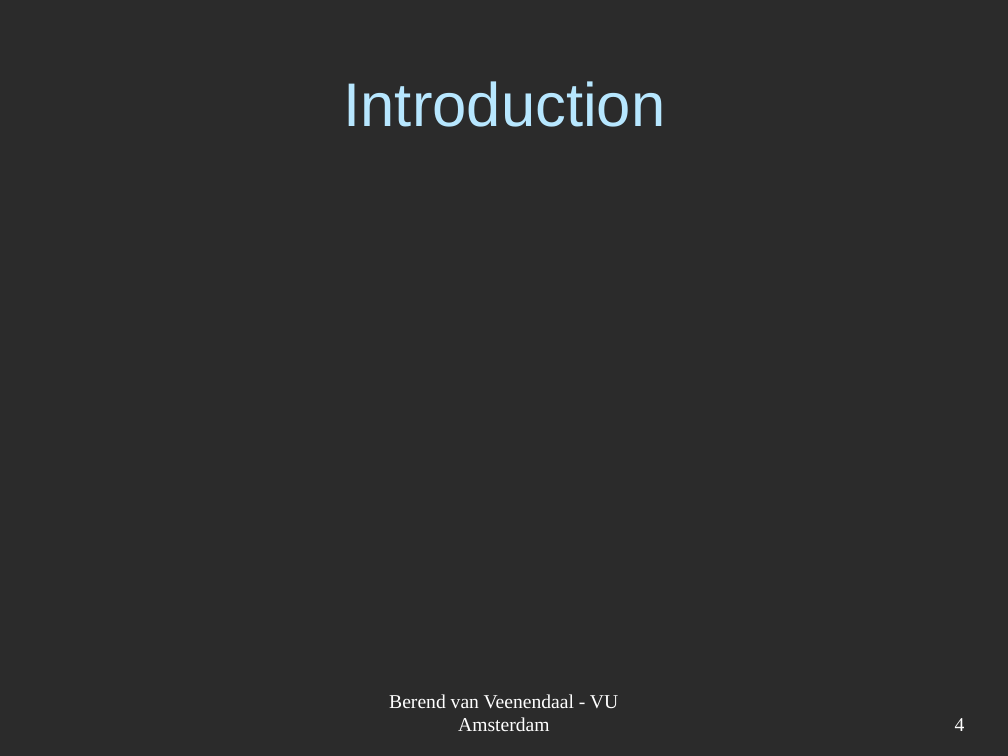
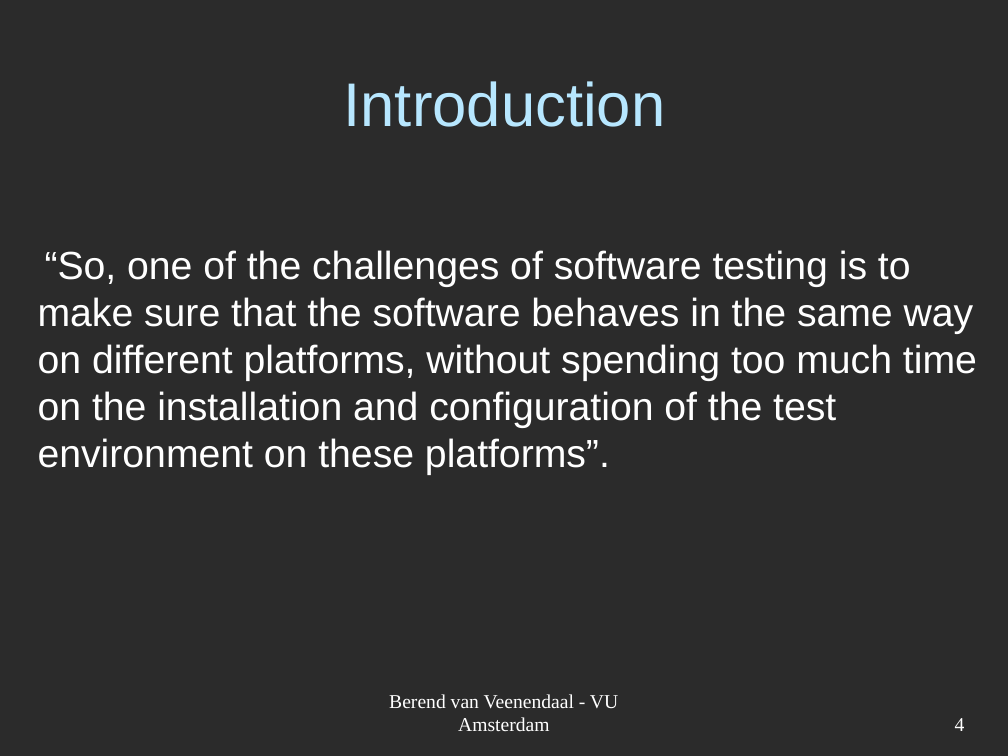
Before and after one commit to JungleComputing/codmon, a slide deck: slide 4 of doc/report/Codmon-VM.ppt. Drawn at 1008x756 pixels with LibreOffice and Linux fonts; fonts in the diff are those of the drawing; background and template pictures are left out; a plain dark background stands for a picture behind light text. Boxes give left, top, right and bottom in pixels: in the first picture for what was removed or moved away, otherwise in the second. Text is boxed around its words. In the diff, an @@ line names an element or a change of style, - is before the commit and + after.

```diff
--- a/doc/report/Codmon-VM.ppt
+++ b/doc/report/Codmon-VM.ppt
@@ text added at bbox=[38, 250, 977, 475], 28 pt, text #FFFFFF @@
+“So, one of the challenges of software testing is to make sure that the software behaves in the same way on different platforms, without spending too much time on the installation and configuration of the test environment on these platforms”.
```
Also in this commit, not shown: 1 other slide changed, 1 other file.
